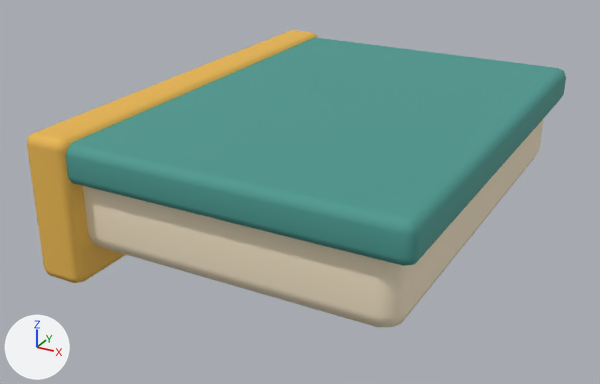
One commit to the glTF model public/models/book.glb: the scene before it, then after it.
Both versions are drawn from a 50 mm camera at (0.376, -0.758, 0.412) aimed at (-0.014, -0.048, 0.057). Arrows for +X, +Y and +Z are at lower left; the lights stay in place. The picture after the commit comes second. Vertices at exactly the same position are counted once.

The first picture shows 'Book cover', 'Book pages', 'Book spine'.
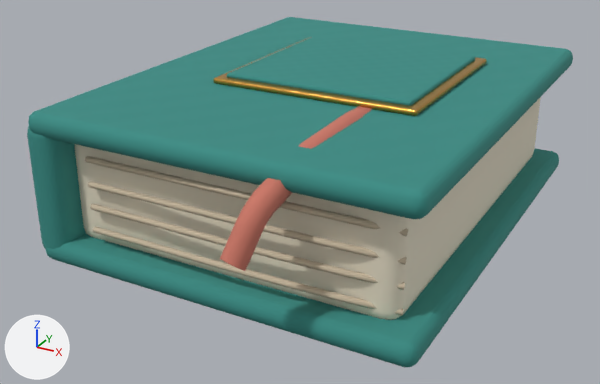
Location of each change, (x1, y1, x2, y2) in pixels of the pictures (600 x 384 px):
'Crafted_teal', added (cyan): after (27, 17, 573, 367)
'Book cover', deleted (cyan): before (66, 37, 566, 266)
'Book pages', reshaped, moved (7% taller): before (83, 118, 544, 327); after (74, 97, 541, 320)
'Book spine', deleted (orange): before (27, 30, 318, 283)
'Crafted_seam', added (beige): after (85, 156, 408, 316)
'Crafted_coral', added: after (220, 106, 372, 271)
'Crafted_brass', added: after (213, 37, 487, 116)

Edits to the bpy script that builds the scene:
```text
Add img_craft_cloth_normal:
    img_craft_cloth_normal = load_image('Craft_cloth_normal', '_unpacked/Craft_cloth_normal', 128, 128, 'Non-Color')
Add mat_paper:
    mat_paper = principled_material('paper')
    mat_paper.base_color = (0.807, 0.738, 0.578)  # pale yellow #e8dfc8
    mat_paper.roughness = 0.65
Add mat_coral:
    mat_coral = bpy.data.materials.new('coral')
    # colours: red #ca7665
    # uses the picture img_craft_cloth_normal
Add mat_brass:
    mat_brass = principled_material('brass')
    mat_brass.base_color = (0.571, 0.323, 0.0561)  # orange #c79a43
    mat_brass.metallic = 0.82
    mat_brass.roughness = 0.27
Add mat_seam:
    mat_seam = principled_material('seam')
    mat_seam.base_color = (0.571, 0.474, 0.337)  # beige #c7b79d
    mat_seam.roughness = 0.65
Add mat_teal:
    mat_teal = bpy.data.materials.new('teal')
    # colours: cyan #368c84
    # uses the picture img_craft_cloth_normal
Change me_cube_349:
    used by ob_book_pages; location = (0.0, 0.0, 0.08)
    remove me_cube_349.from_pydata(...)  # 56 vertices, 108 faces; spans x -0.175..0.175, y -0.23..0.23, z -0.045..0.045
    remove me_cube_349.materials.append(mat_cream_007)  # beige #f6e6c8
    add me_cube_349.from_pydata(...)  # 96 vertices, 188 faces; spans x -0.17..0.17, y -0.22..0.22, z -0.058..0.058
    me_cube_349 part 1: the whole mesh is rebuilt
    add me_cube_349.materials.append(mat_paper)  # pale yellow #e8dfc8
Add me_bookmark_ribbon:
    me_bookmark_ribbon.from_pydata(...)  # 66 vertices, 120 faces; spans x 0.048..0.087, y -0.299..0.18, z 0.098..0.177
    me_bookmark_ribbon.materials.append(mat_coral)
Add me_cube_004:
    me_cube_004.from_pydata(...)  # 288 vertices, 564 faces; spans x -0.004..0.33, y -0.311..0.011, z -0.06..0.085
    me_cube_004.materials.append(mat_brass)  # orange #c79a43
Add me_individual_page_edge:
    me_individual_page_edge.from_pydata(...)  # 264 vertices, 480 faces; spans x -0.14..0.171, y -0.236..-0.207, z 0.049..0.138
    me_individual_page_edge.materials.append(mat_seam)  # beige #c7b79d
Add me_cube_001:
    me_cube_001.from_pydata(...)  # 384 vertices, 752 faces; spans x -0.202..0.195, y -0.245..0.245, z -0.012..0.151
    me_cube_001.materials.append(mat_teal)
Change ob_book_pages:
    ob_book_pages.location: (0.0, 0.0, 0.08) -> (0.0, 0.0, 0.095)
Remove ob_book_cover:
    ob_book_cover = bpy.data.objects.new('Book cover', me_cube_350)
    ob_book_cover.location = (0.0, 0.0, 0.13)
Remove ob_book_spine:
    ob_book_spine = bpy.data.objects.new('Book spine', me_cube_351)
    ob_book_spine.location = (-0.17, 0.0, 0.08)
Add ob_crafted_coral:
    ob_crafted_coral = bpy.data.objects.new('Crafted_coral', me_bookmark_ribbon)
    ob_crafted_coral.location = (0.0, 0.0, 0.0)
Add ob_crafted_brass:
    ob_crafted_brass = bpy.data.objects.new('Crafted_brass', me_cube_004)
    ob_crafted_brass.location = (-0.205, 0.15, 0.095)
Add ob_crafted_seam:
    ob_crafted_seam = bpy.data.objects.new('Crafted_seam', me_individual_page_edge)
    ob_crafted_seam.location = (0.0, 0.0, 0.0)
Add ob_crafted_teal:
    ob_crafted_teal = bpy.data.objects.new('Crafted_teal', me_cube_001)
    ob_crafted_teal.location = (0.0, 0.0, 0.033)
```
